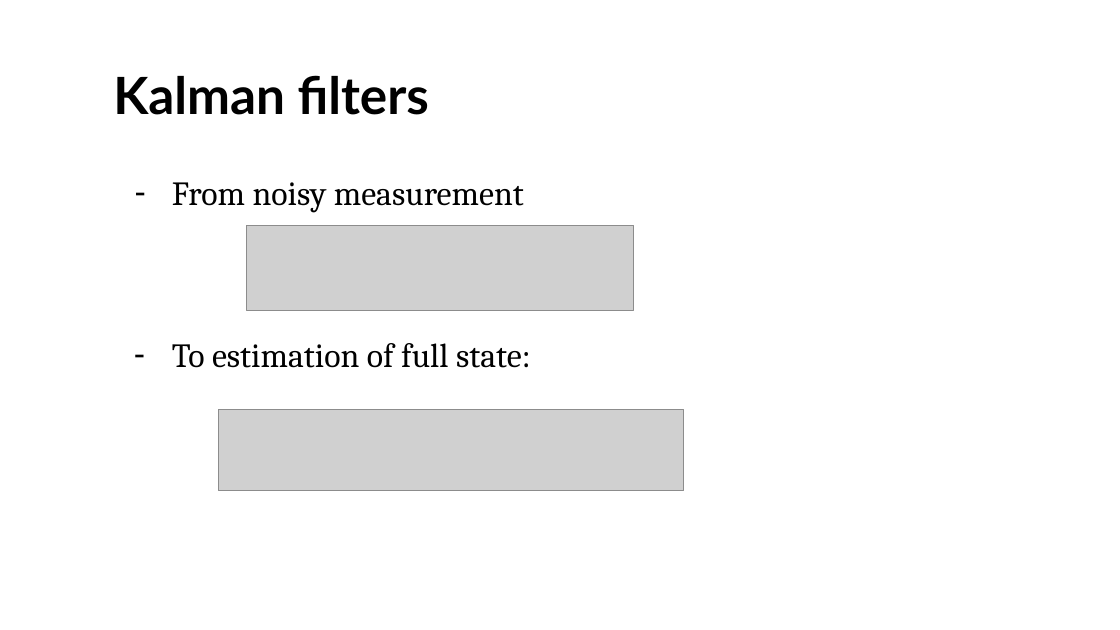
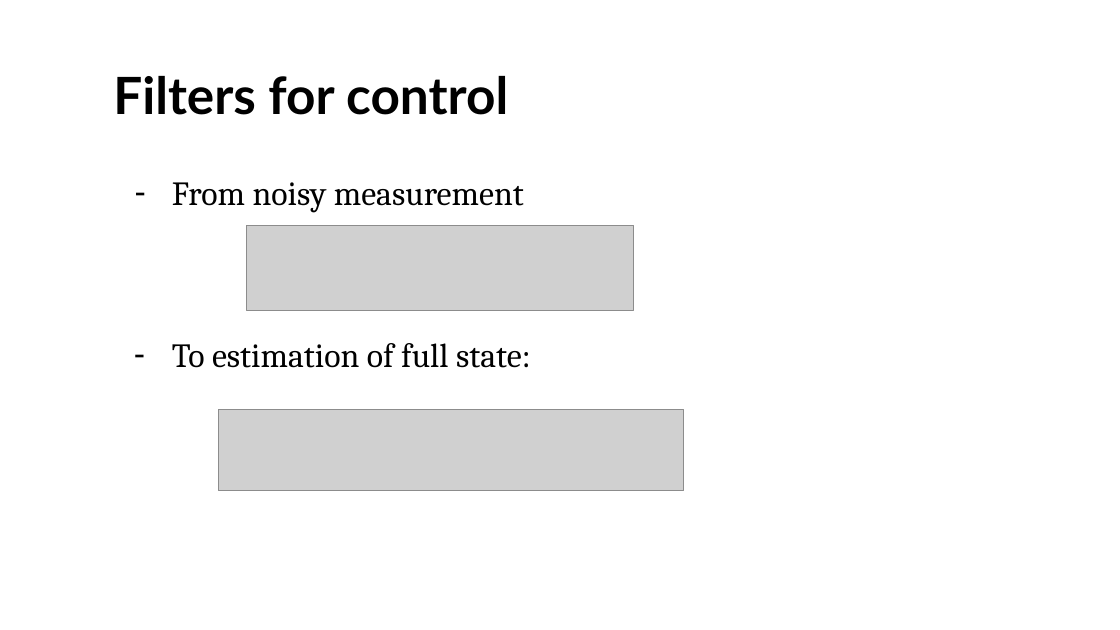
Before and after one commit to UOMDSS/workshops-2022-2023, a slide deck: slide 13 of semester-1/Week-4-Kalman-Filtering-Inverted-Pendulum/state space models and filtering.pptx. Drawn at 1120x630 pixels with LibreOffice and Linux fonts; fonts in the diff are those of the drawing; grey boxes stand for pictures; background and template pictures are left out. Boxes give left, top, right and bottom in pixels: in the first picture for what was removed or moved away, otherwise in the second. Text is boxed around its words. In the diff, an @@ line names an element or a change of style, - is before the commit and + after.

Commit message:
kalman slides

```diff
--- a/semester-1/Week-4-Kalman-Filtering-Inverted-Pendulum/state space models and filtering.pptx
+++ b/semester-1/Week-4-Kalman-Filtering-Inverted-Pendulum/state space models and filtering.pptx
@@ title at (113, 76, 508, 115): text changed @@
-Kalman filters
+Filters for control
```
Also in this commit, not shown: 9 other slides changed, 2 slides added, 3 slides removed, 2 other files.
